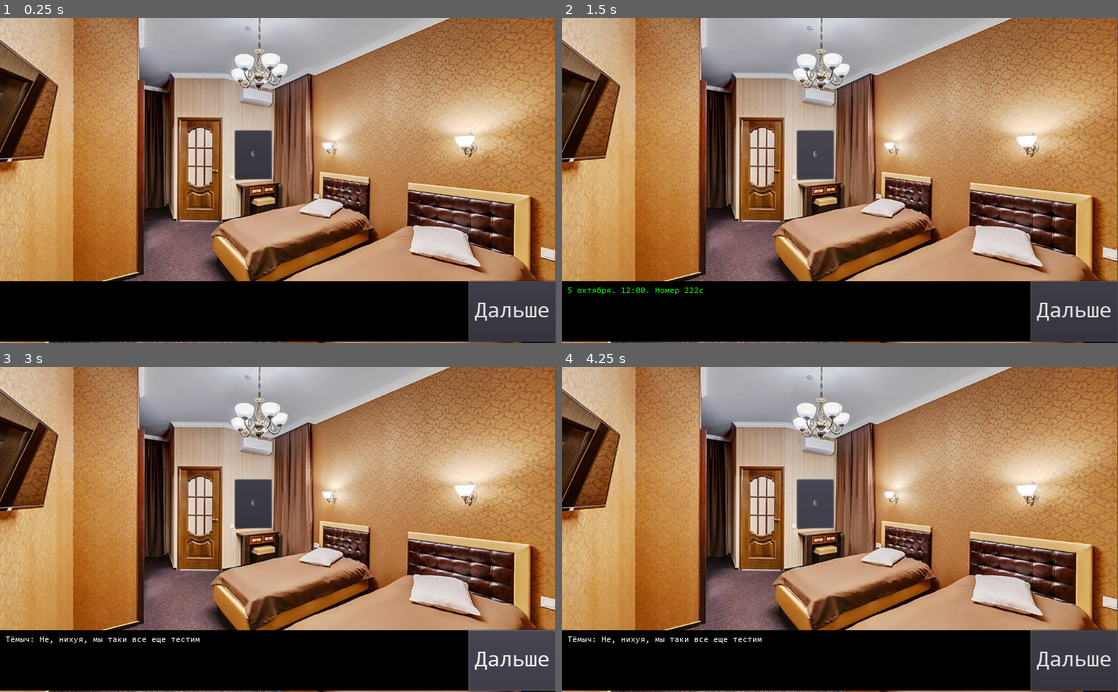
Above: before the commit, frames 1-4 (two rows, left to right).
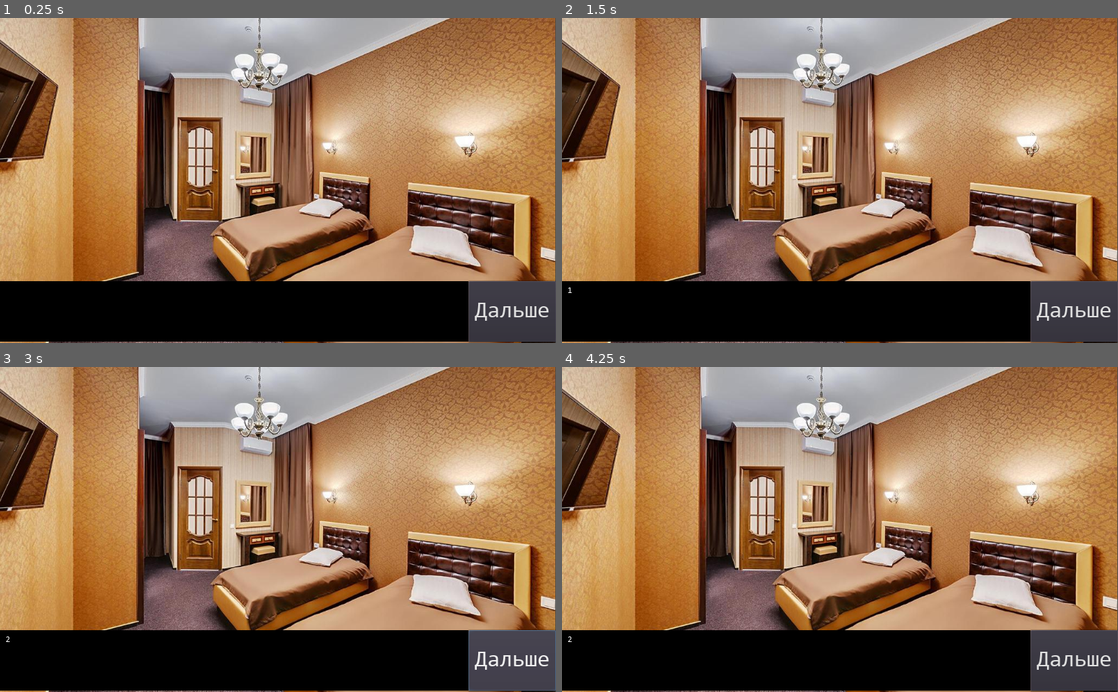
Above: after the commit, the same moments.

Repository: SuperTemich2005/DDKG2
Game: Godot game, scene res://scenes/case_2/222c_day1.tscn
Two runs of this game, one before a commit and one after it. Both use one fixed random seed, a clock stepped at 60 frames per second and the inputs below. This scene is started directly instead of the project's main scene.
Inputs:
- Up to frame 1 (0.25 s): no input
- Up to frame 2 (1.5 s): click "Дальше" at 0.5 s; click "6" at 1.25 s
- Up to frame 3 (3 s): click "6" at 2 s; click "Дальше" at 2.75 s
- Up to frame 4 (4.25 s): click "6" at 3.5 s

The runs differ from the first frame. In frame 1, 1.1% of the frame differs, in the area x 42-49%, y 34-50%; in frame 2, 1.2%; in frame 3, 1.3%, in the area x 1-49%, y 34-86%; in frame 4, 1.3%.

Commit message:
added talk options

Diff:
--- a/scenes/case_2/222c_day1.gd
+++ b/scenes/case_2/222c_day1.gd
@@ -1,32 +1,40 @@
 extends Node2D
 var Dialogue
+var Chats
 func _ready():
 	Dialogue = [
-		"",
-		"5 октября. 12:00. Номер 222с G",
-		"Тёмыч: Не, нихуя, мы таки все еще тестим W",
-		"Тесты вечны.",
-		"",
-		"MAIN",
+		"0",
 		"1",
 		"2",
 		"3",
-		"Зеркало, хуле", # 5, зеркало
-		"SPLIT Расследовать ГлавМеню 10 12",
-		"Это стоит осмотреть",
-		"EXAM",
-		"Нафиг надо",
+		"4",
 		"MAIN",
 		"",
+		"JUMP 2",
+		"7",
+		"8",
 	]
+	Chats = [
+		"Привет  2",
+		"Пока  4",
+		"",
+		"",
+	]
+	if Chats[0] != "":
+		$chat_1.text = Chats[0].left(Chats[0].length()-3)
+	if Chats[1] != "":
+		$chat_2.text = Chats[1].left(Chats[1].length()-3)
+	if Chats[2] != "":
+		$chat_3.text = Chats[2].left(Chats[2].length()-3)
+	if Chats[3] != "":
+		$chat_4.text = Chats[3].left(Chats[3].length()-3)
+	print(Chats[0].split(" ")[-1])
 # 1) цвет, MOV-слова срабатывают мгновенно
-# 2) SPLIT, JUMP срабатывают раньше на 1 реплику
+# 2) SPLIT, JUMP срабатывают раньше на 1 реплику. Текст перед JUMP лучше сделать
+# пустым
 # 3) чтобы прыгнуть на N-ную строку, надо из номера строки в редакторе
-# вычесть 6
+# вычесть 7
 
-# Called every frame. 'delta' is the elapsed time since the previous frame.
-#func _process(delta):
-#	pass
 
 
 func _on_poi_1_pressed():
@@ -43,3 +51,31 @@
 			$investigation_screen/crosshair.animation = "wut"
 		else:
 			$investigation_screen/crosshair.animation = "gotchu"
+
+
+func _on_chat_1_pressed():
+	if $investigation_screen.State == "Chat" and Chats[0] != "":
+		$investigation_screen.State = "Dialogue"
+		$investigation_screen.Cur = int(Chats[0].split(" ")[-1])
+		$investigation_screen/show_text.text = Dialogue[$investigation_screen.Cur]
+
+
+func _on_chat_2_pressed():
+	if $investigation_screen.State == "Chat" and Chats[1] != "":
+		$investigation_screen.State = "Dialogue"
+		$investigation_screen.Cur = int(Chats[1].split(" ")[-1])
+		$investigation_screen/show_text.text = Dialogue[$investigation_screen.Cur]
+
+
+func _on_chat_3_pressed():
+	if $investigation_screen.State == "Chat" and Chats[2] != "":
+		$investigation_screen.State = "Dialogue"
+		$investigation_screen.Cur = int(Chats[2].split(" ")[-1])
+		$investigation_screen/show_text.text = Dialogue[$investigation_screen.Cur]
+
+
+func _on_chat_4_pressed():
+	if $investigation_screen.State == "Chat" and Chats[3] != "":
+		$investigation_screen.State = "Dialogue"
+		$investigation_screen.Cur = int(Chats[3].split(" ")[-1])
+		$investigation_screen/show_text.text = Dialogue[$investigation_screen.Cur]
--- a/scenes/case_2/222c_day1.tscn
+++ b/scenes/case_2/222c_day1.tscn
@@ -1,8 +1,9 @@
-[gd_scene load_steps=5 format=2]
+[gd_scene load_steps=7 format=2]
 
 [ext_resource path="res://scenes/investigation.tscn" type="PackedScene" id=1]
 [ext_resource path="res://scenes/case_2/222c_day1.gd" type="Script" id=2]
 [ext_resource path="res://sprites/background/a222c_bg.jpg" type="Texture" id=3]
+[ext_resource path="res://fonts/consola.ttf" type="DynamicFontData" id=4]
 
 [sub_resource type="SpriteFrames" id=1]
 animations = [ {
@@ -12,13 +13,12 @@
 "speed": 5.0
 } ]
 
+[sub_resource type="DynamicFont" id=2]
+size = 29
+font_data = ExtResource( 4 )
+
 [node name="Node2D" type="Node2D"]
 script = ExtResource( 2 )
-
-[node name="back_ground" type="AnimatedSprite" parent="."]
-position = Vector2( -1, -115 )
-frames = SubResource( 1 )
-centered = false
 
 [node name="poi_1" type="Button" parent="."]
 margin_left = 433.0
@@ -30,6 +30,67 @@
 "_edit_use_anchors_": false
 }
 
+[node name="back_ground" type="AnimatedSprite" parent="."]
+position = Vector2( -1, -115 )
+frames = SubResource( 1 )
+centered = false
+
 [node name="investigation_screen" parent="." instance=ExtResource( 1 )]
+
+[node name="chat_1" type="Button" parent="."]
+visible = false
+margin_left = 65.0
+margin_top = 182.227
+margin_right = 293.0
+margin_bottom = 228.227
+custom_fonts/font = SubResource( 2 )
+disabled = true
+clip_text = true
+__meta__ = {
+"_edit_use_anchors_": false
+}
+
+[node name="chat_2" type="Button" parent="."]
+visible = false
+margin_left = 65.0
+margin_top = 241.005
+margin_right = 293.0
+margin_bottom = 287.005
+custom_fonts/font = SubResource( 2 )
+disabled = true
+clip_text = true
+__meta__ = {
+"_edit_use_anchors_": false
+}
+
+[node name="chat_3" type="Button" parent="."]
+visible = false
+margin_left = 65.0
+margin_top = 304.386
+margin_right = 293.0
+margin_bottom = 350.386
+custom_fonts/font = SubResource( 2 )
+disabled = true
+clip_text = true
+__meta__ = {
+"_edit_use_anchors_": false
+}
+
+[node name="chat_4" type="Button" parent="."]
+visible = false
+margin_left = 65.0
+margin_top = 366.417
+margin_right = 293.0
+margin_bottom = 412.417
+custom_fonts/font = SubResource( 2 )
+disabled = true
+clip_text = true
+__meta__ = {
+"_edit_use_anchors_": false
+}
 [connection signal="mouse_entered" from="poi_1" to="." method="_on_poi_1_mouse_entered"]
 [connection signal="pressed" from="poi_1" to="." method="_on_poi_1_pressed"]
+[connection signal="pressed" from="chat_1" to="." method="_on_chat_1_pressed"]
+[connection signal="pressed" from="chat_2" to="." method="_on_chat_2_pressed"]
+[connection signal="pressed" from="chat_3" to="." method="_on_chat_3_pressed"]
+[connection signal="pressed" from="chat_4" to="." method="_on_chat_4_pressed"]
--- a/scenes/investigation.gd
+++ b/scenes/investigation.gd
@@ -21,7 +21,7 @@
 	for i in range(1,save_file.get_as_text().split(" ").size()):
 		CourtRecord.append(save_file.get_as_text().split(" ")[i])
 	Cur = 0
-	State = "Dialogue" # Main Dialogue Examine ChatSelect Present Move
+	State = "Dialogue" # Main Dialogue Examine Chat Present Move
 
 
 # Called every frame. 'delta' is the elapsed time since the previous frame.
@@ -39,6 +39,10 @@
 			if not get_parent().Dialogue[Cur+1].split(" ")[0] == "SPLIT":
 				$next_button.show()
 				$next_button.disabled = false
+			for i in range(1,4):
+				if get_parent().Chats[i-1] != "":
+					get_parent().get_node("chat_"+str(i)).hide()
+					get_parent().get_node("chat_"+str(i)).disabled = true
 		"Main":
 			$back_button.hide()
 			$back_button.disabled = true
@@ -48,6 +52,10 @@
 			$next_button.hide()
 			$next_button.disabled = true
 			$crosshair.hide()
+			for i in range(1,4):
+				if get_parent().Chats[i-1] != "":
+					get_parent().get_node("chat_"+str(i)).hide()
+					get_parent().get_node("chat_"+str(i)).disabled = true
 		"Examine":
 			$back_button.show()
 			$back_button.disabled = false
@@ -57,6 +65,20 @@
 			$next_button.hide()
 			$next_button.disabled = true
 			$crosshair.show()
+		"Chat":
+			$back_button.show()
+			$back_button.disabled = false
+			$background.hide()
+			$show_text.hide()
+			$investigation_buttons_container.hide()
+			$next_button.hide()
+			$next_button.disabled = true
+			$crosshair.hide()
+			for i in range(1,4):
+				if get_parent().Chats[i-1] != "":
+					get_parent().get_node("chat_"+str(i)).show()
+					get_parent().get_node("chat_"+str(i)).disabled = false
+
 func _input(event):
 	if event is InputEventMouseMotion:
 		$crosshair.position = event.position
@@ -64,9 +86,9 @@
 	Cur+=1
 	print(get_parent().Dialogue[Cur+1].split(" ")[0])
 	$show_text.text = get_parent().Dialogue[Cur]
-	if get_parent().Dialogue[Cur].split(" ")[0] == "JUMP":
+	if get_parent().Dialogue[Cur+1].split(" ")[0] == "JUMP":
 		Cur = int(get_parent().Dialogue[Cur+1].split(" ")[1])
-		#$show_text.text = get_parent().Dialogue[Cur]
+		$show_text.text = get_parent().Dialogue[Cur]
 		print("jumping to whatever")
 	if get_parent().Dialogue[Cur].split(" ")[0] == "MAIN":
 		State = "Main"
@@ -107,7 +129,7 @@
 	$choice_first.hide()
 	$choice_second.hide()
 	$next_button.show()
-	Cur = int(get_parent().Dialogue[Cur+1].split(" ")[3])+1
+	Cur = int(get_parent().Dialogue[Cur+1].split(" ")[3])
 	$show_text.text = get_parent().Dialogue[Cur]
 
 
@@ -118,7 +140,7 @@
 	$choice_first.hide()
 	$choice_second.hide()
 	$next_button.show()
-	Cur = int(get_parent().Dialogue[Cur+1].split(" ")[4])+1
+	Cur = int(get_parent().Dialogue[Cur+1].split(" ")[4])
 	$show_text.text = get_parent().Dialogue[Cur]
 
 
@@ -128,3 +150,7 @@
 
 func _on_button_investigate_pressed():
 	State = "Examine"
+
+
+func _on_button_chat_pressed():
+	State = "Chat"
--- a/scenes/investigation.tscn
+++ b/scenes/investigation.tscn
@@ -122,9 +122,9 @@
 anchor_top = 0.5
 anchor_right = 1.0
 anchor_bottom = 0.5
-margin_top = 10.0
+margin_top = 49.0
 margin_right = 1024.0
-margin_bottom = 95.0
+margin_bottom = 134.0
 custom_constants/separation = 50
 alignment = 1
 __meta__ = {
@@ -180,3 +180,4 @@
 [connection signal="pressed" from="choice_first" to="." method="_on_choice_first_pressed"]
 [connection signal="pressed" from="choice_second" to="." method="_on_choice_second_pressed"]
 [connection signal="pressed" from="investigation_buttons_container/button_investigate" to="." method="_on_button_investigate_pressed"]
+[connection signal="pressed" from="investigation_buttons_container/button_chat" to="." method="_on_button_chat_pressed"]
